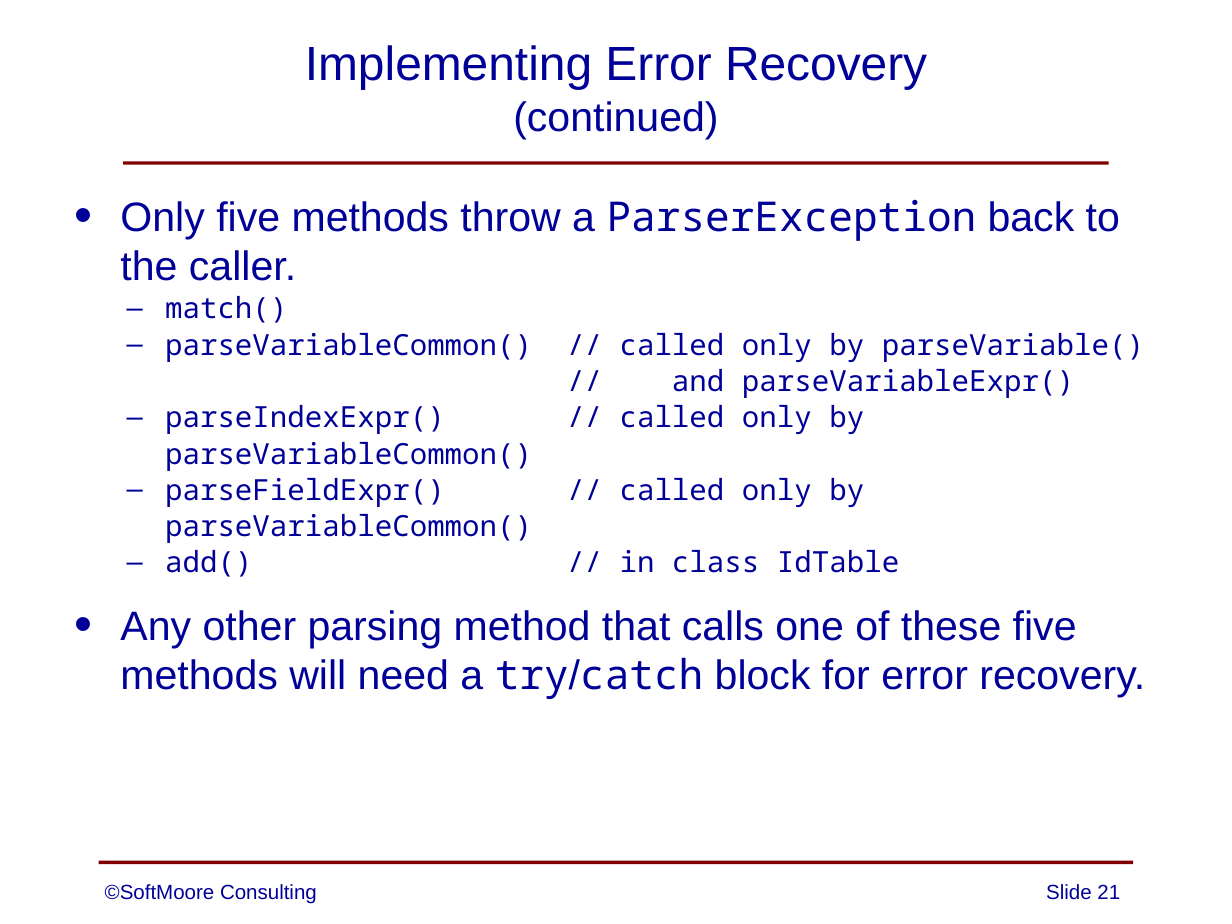
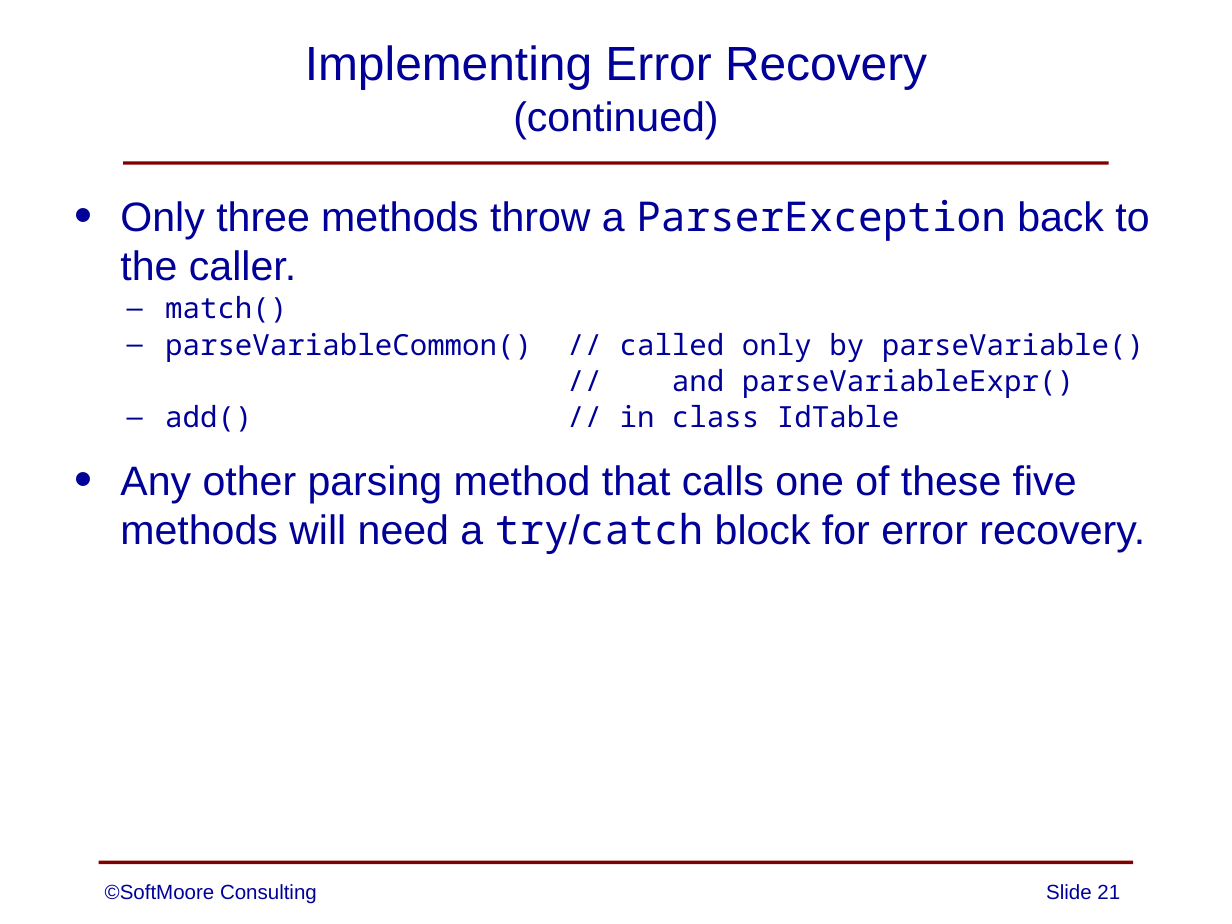
Before and after one commit to SoftMoore/CPRL-Kt-2nd, a slide deck: slide 21 of PowerPoints/07 - Error Handling.pptx. Drawn at 1232x924 pixels with LibreOffice and Linux fonts; fonts in the diff are those of the drawing. Boxes give left, top, right and bottom in pixels: in the first picture for what was removed or moved away, otherwise in the second. Text is boxed around its words. In the diff, an @@ line names an element or a change of style, - is before the commit and + after.

Commit message:
updates to three slides

```diff
--- a/PowerPoints/07 - Error Handling.pptx
+++ b/PowerPoints/07 - Error Handling.pptx
@@ text at <box>120,199,1149,281</box>: text changed @@
-• Only five methods throw a ParserException back to the caller.
+• Only three methods throw a ParserException back to the caller.
@@ text at <box>620,405,864,507</box>: paragraphs removed @@
-  – parseIndexExpr() // called only by parseVariableCommon()
-  – parseFieldExpr() // called only by parseVariableCommon()
```
Also in this commit, not shown: 2 other files.
